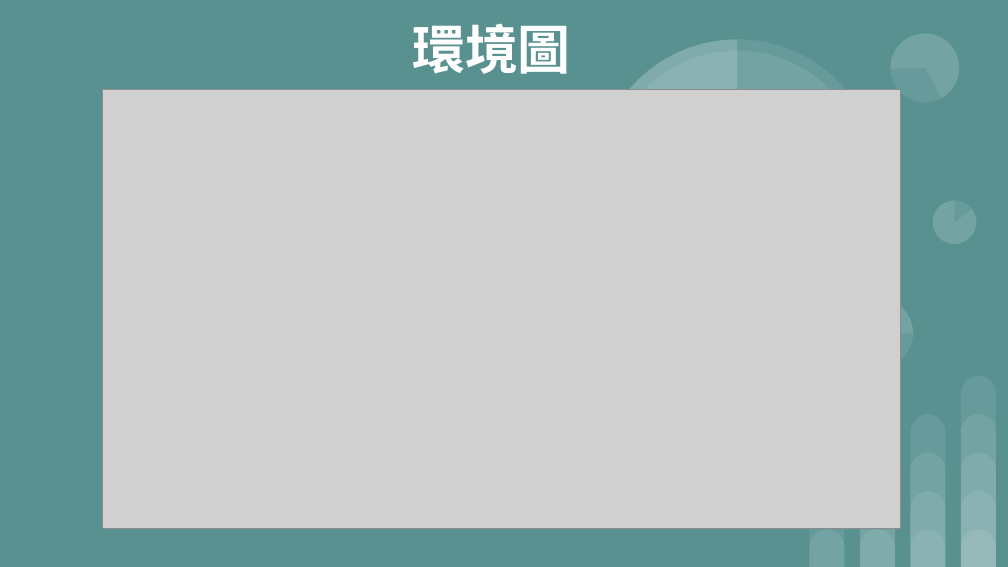
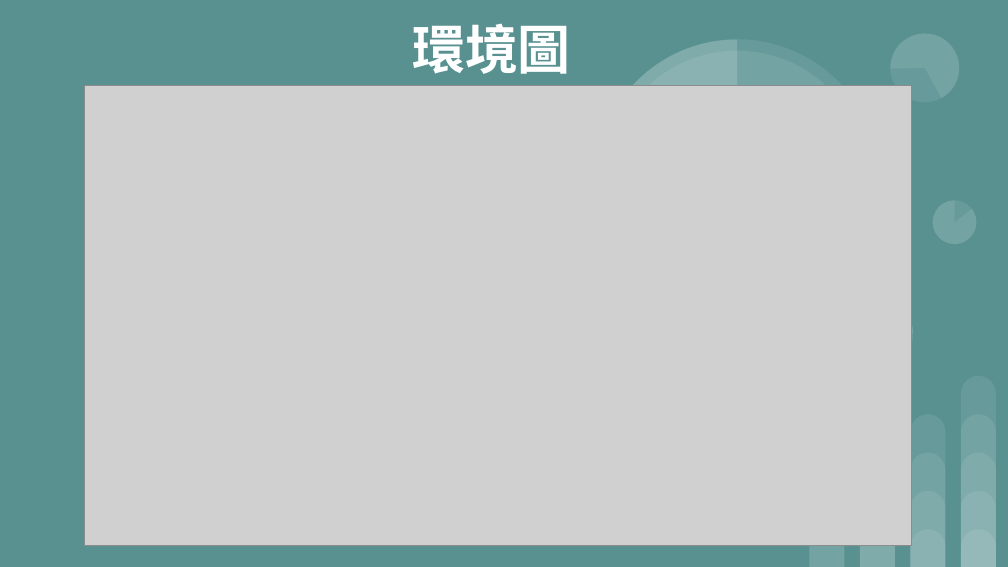
Before and after one commit to mini3575445/SchoolVM, a slide deck: slide 9 of 作業區/系統分析與設計作業/0527需求分析/19柯昱廷-專題需求分析.pptx. Drawn at 1008x567 pixels with LibreOffice and Linux fonts; fonts in the diff are those of the drawing; grey boxes stand for pictures. Boxes give left, top, right and bottom in pixels: in the first picture for what was removed or moved away, otherwise in the second. Text is boxed around its words. In the diff, an @@ line names an element or a change of style, - is before the commit and + after.

```diff
--- a/作業區/系統分析與設計作業/0527需求分析/19柯昱廷-專題需求分析.pptx
+++ b/作業區/系統分析與設計作業/0527需求分析/19柯昱廷-專題需求分析.pptx
@@ picture resized from (x1=103, y1=89, x2=900, y2=528) to (x1=84, y1=86, x2=911, y2=546) @@
@@ ellipse removed at (x1=857, y1=311, x2=900, y2=355) @@
```
Also in this commit, not shown: 2 other files.
